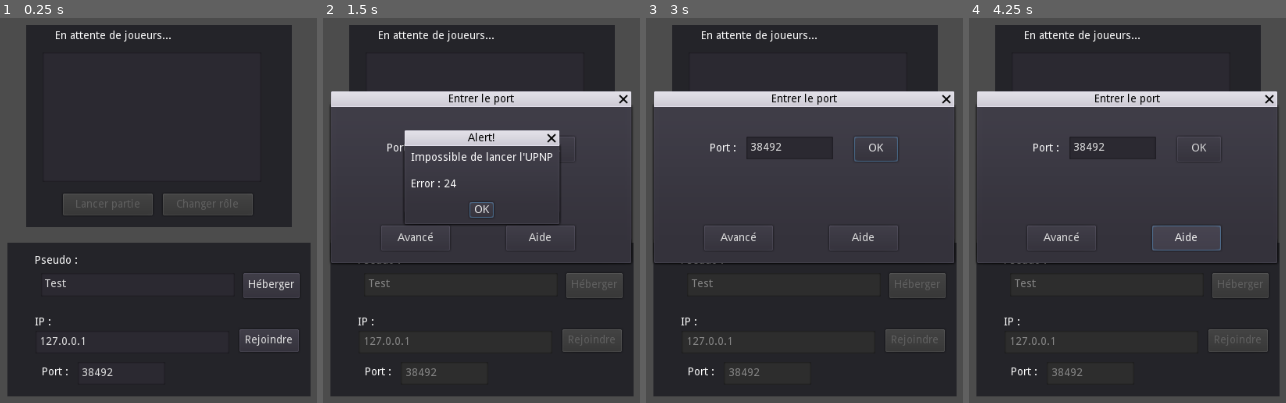
Above: before the commit, frames 1-4 (left to right).
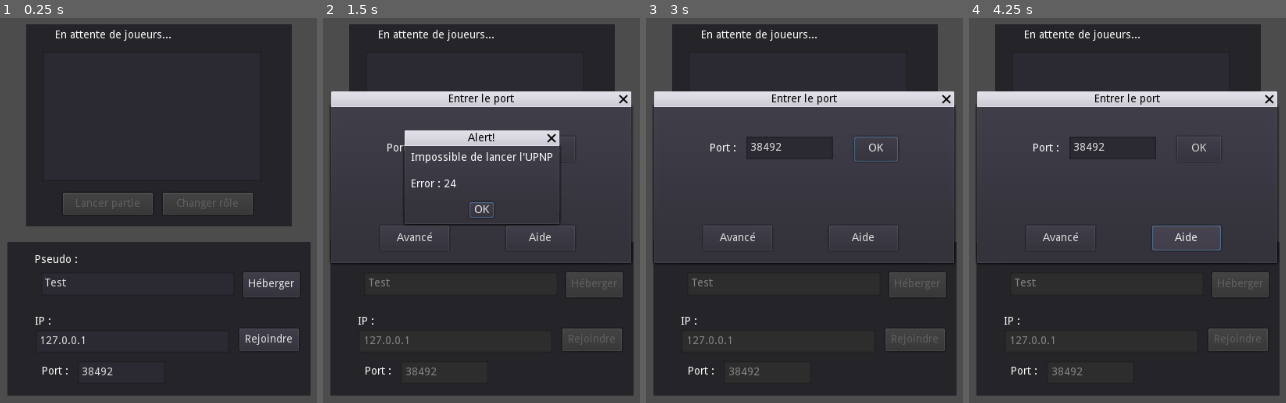
Above: after the commit, the same moments.

Repository: Gawfre/gdruntag
Game: Godot game, scene res://NetworkingTest.tscn
The game is run twice, just before and just after one commit, with the same random seed, the same clock (stepped at 60 frames per second) and the same inputs.
Inputs:
- Up to frame 1 (0.25 s): no input
- Up to frame 2 (1.5 s): click "Héberger" at 0.5 s; click "OK" at 1.25 s
- Up to frame 3 (3 s): click "OK" at 2 s; click "OK" at 2.75 s
- Up to frame 4 (4.25 s): click "Aide" at 3.5 s

The runs differ from the first frame. In frame 1, 2.1% of the frame differs, in the area x 2-98%, y 1-93%; in frame 2, 1.2%; in frame 3, 1.2%; in frame 4, 1.2%.

Commit message:
Added a timer and a decrementation for speed bonus, fixed networking issue with port

Diff:
--- a/CollectableSpeed.gd
+++ b/CollectableSpeed.gd
@@ -2,7 +2,7 @@
 
 func _on_Collectable_body_entered(body):
 	if body.is_in_group("player"):
-		body.MAX_SPEED_set(body.MAX_SPEED_CONST + 500)
+		body.set_bool_speed()
 		queue_free()
 
 # Called when the node enters the scene tree for the first time.
--- a/Lobby.gd
+++ b/Lobby.gd
@@ -101,7 +101,7 @@
 	refresh_lobby()
 	print(get_tree().get_network_peer())
 	$Connection/IPAddress.text = gamestate.upnp.query_external_address()
-	$Connection/Port.text = gamestate.server_port
+	$Connection/Port.text = String(gamestate.server_port)
 
 func _on_PortInfoPopup_about_to_show():
 	$Connection/HostButton.disabled = true
--- a/NetworkingTest.tscn
+++ b/NetworkingTest.tscn
@@ -6,6 +6,8 @@
 [node name="Lobby" type="Control"]
 anchor_right = 1.0
 anchor_bottom = 1.0
+margin_top = -1.36041
+margin_bottom = -1.36041
 script = ExtResource( 1 )
 __meta__ = {
 "_edit_use_anchors_": false
@@ -164,6 +166,7 @@
 margin_top = 3.06961
 margin_right = -2.05876
 margin_bottom = -0.0413818
+text = "38492"
 __meta__ = {
 "_edit_use_anchors_": false
 }
@@ -299,9 +302,9 @@
 }
 
 [node name="AdvancedButton" type="Button" parent="PortInfoPopup"]
-anchor_left = 0.167
+anchor_left = 0.163963
 anchor_top = 0.76
-anchor_right = 0.396
+anchor_right = 0.392963
 anchor_bottom = 0.92
 margin_left = -0.127975
 margin_top = -1.52588e-05
--- a/PlayerHider.gd
+++ b/PlayerHider.gd
@@ -10,6 +10,14 @@
 var new_inst = self
 const type = gamestate.HIDER
 
+var bool_speed_decrement = false
+var delay_speed_timer = 3
+var timer_speed
+var base_speed = MAX_SPEED_CONST
+var MAX_RATIO_BOOST_SPEED = 1.5
+var bool_change_speed = false
+puppet var puppet_bool_speed = bool_change_speed
+puppet var puppet_bool_speed_decrement = bool_speed_decrement
 puppet var puppet_lp = lifepoints
 
 remotesync var remote_dtct = false
@@ -18,7 +26,11 @@
 func _ready():
 	set_physics_process(true)
 	Input.set_mouse_mode(Input.MOUSE_MODE_HIDDEN) #hide mouse
-
+	timer_speed = Timer.new()
+	timer_speed.set_one_shot(true)
+	timer_speed.set_wait_time(delay_speed_timer)
+	timer_speed.connect("timeout", self, "on_timeout_speed_complete")
+	add_child(timer_speed) #TO-DO : instanciate timer when walking into a boost
 
 func _init():
 	.ACCELERATION_set(ACCELERATION_CONST)
@@ -27,10 +39,36 @@
 func set_player_name(new_name):
 	.set_player_name(new_name)
 
+func on_timeout_speed_complete():
+	bool_speed_decrement = true
+	rset_unreliable("puppet_bool_speed_decrement", bool_speed_decrement)
+
+func set_bool_speed():
+	bool_change_speed = true
+	rset_unreliable("puppet_bool_speed", bool_change_speed)
+
 func _physics_process(_delta):
 	detected = remote_dtct
 	if is_network_master():#get_tree().is_network_server():#
 		#if nb_fdetected the same for 360 frames (6sec)
+		if bool_change_speed:
+			if MAX_SPEED_CONST < MAX_RATIO_BOOST_SPEED * base_speed:
+				MAX_SPEED_CONST += 50
+				.MAX_SPEED_set(MAX_SPEED_CONST)
+				print("vitesse actuelle incr " + String(MAX_SPEED_CONST))
+			else:
+				bool_change_speed = false
+				rset_unreliable("puppet_bool_speed", bool_change_speed)
+				timer_speed.start()
+				print("timer started")
+		if bool_speed_decrement:
+			if MAX_SPEED_CONST > base_speed:
+				MAX_SPEED_CONST -= 50.0
+				.MAX_SPEED_set(MAX_SPEED_CONST)
+				print("vitesse actuelle decr " + String(MAX_SPEED_CONST))
+			elif MAX_SPEED_CONST == base_speed:
+				bool_speed_decrement = false
+				rset_unreliable("puppet_bool_speed_decrement", bool_speed_decrement)
 		if prev_lp == lifepoints:
 			lifepoints += 1 * _delta / 8 #8sec = delta * 1/8
 		prev_lp = lifepoints
@@ -48,6 +86,8 @@
 
 	else:
 		lifepoints = puppet_lp
+		bool_change_speed = puppet_bool_speed
+		bool_speed_decrement = puppet_bool_speed_decrement
 		#sync with pupped vars
 		if change:
 			become_seeker()
--- a/PlayerSeeker.gd
+++ b/PlayerSeeker.gd
@@ -12,6 +12,18 @@
 var ACCELERATION_CONST = 1000
 var MAX_SPEED_CONST = 250
 
+
+var bool_speed_decrement = false
+var delay_speed_timer = 3
+var timer_speed
+var base_speed = MAX_SPEED_CONST
+var MAX_RATIO_BOOST_SPEED = 1.5
+var bool_change_speed = false
+puppet var puppet_bool_speed = bool_change_speed
+puppet var puppet_bool_speed_decrement = bool_speed_decrement
+
+
+
 puppet var puppet_direction = Vector2()
 puppet var puppet_angle = 0
 puppet var puppet_color = draw_color
@@ -20,9 +32,22 @@
 func _init():
 	.ACCELERATION_set(ACCELERATION_CONST)
 	.MAX_SPEED_set(MAX_SPEED_CONST)
+	timer_speed = Timer.new()
+	timer_speed.set_one_shot(true)
+	timer_speed.set_wait_time(delay_speed_timer)
+	timer_speed.connect("timeout", self, "on_timeout_speed_complete")
+	add_child(timer_speed) #TO-DO : instanciate timer when walking into a boost
 
 func set_player_name(new_name):
 	.set_player_name(new_name)
+
+func set_bool_speed():
+	bool_change_speed = true
+	rset_unreliable("puppet_bool_speed", bool_change_speed)
+
+func on_timeout_speed_complete():
+	bool_speed_decrement = true
+	rset_unreliable("puppet_bool_speed_decrement", bool_speed_decrement)
 
 # Drawing the FOV
 const RED = Color(1.0, 0, 0, 0.4)
@@ -34,6 +59,25 @@
 
 func _physics_process(_delta):
 	if is_network_master():
+		if bool_change_speed:
+			if MAX_SPEED_CONST < MAX_RATIO_BOOST_SPEED * base_speed:
+				MAX_SPEED_CONST += 50
+				.MAX_SPEED_set(MAX_SPEED_CONST)
+				print("vitesse actuelle incr " + String(MAX_SPEED_CONST))
+			else:
+				bool_change_speed = false
+				rset_unreliable("puppet_bool_speed", bool_change_speed)
+				timer_speed.start()
+				print("timer started")
+		if bool_speed_decrement:
+			if MAX_SPEED_CONST > base_speed:
+				MAX_SPEED_CONST -= 50.0
+				.MAX_SPEED_set(MAX_SPEED_CONST)
+				print("vitesse actuelle decr " + String(MAX_SPEED_CONST))
+			elif MAX_SPEED_CONST == base_speed:
+				bool_speed_decrement = false
+				rset_unreliable("puppet_bool_speed_decrement", bool_speed_decrement)
+
 		var pos = position
 
 		if prevmousepos != get_viewport().get_mouse_position():
@@ -71,6 +115,8 @@
 		rset_unreliable("puppet_color", draw_color)
 		rset_unreliable("puppet_count", detect_count)
 	else:
+		bool_change_speed = puppet_bool_speed
+		bool_speed_decrement = puppet_bool_speed_decrement
 		#direction = puppet_direction
 		angle = puppet_angle
 		draw_color = puppet_color
